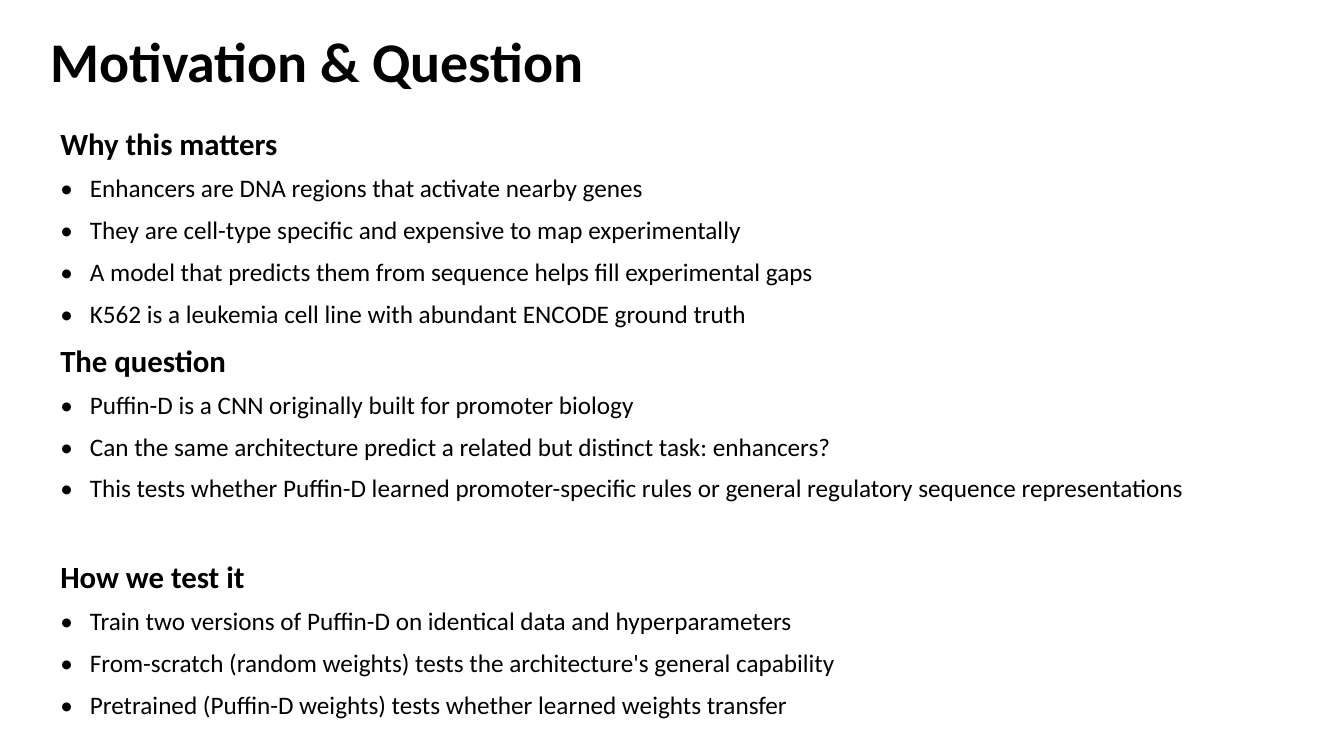
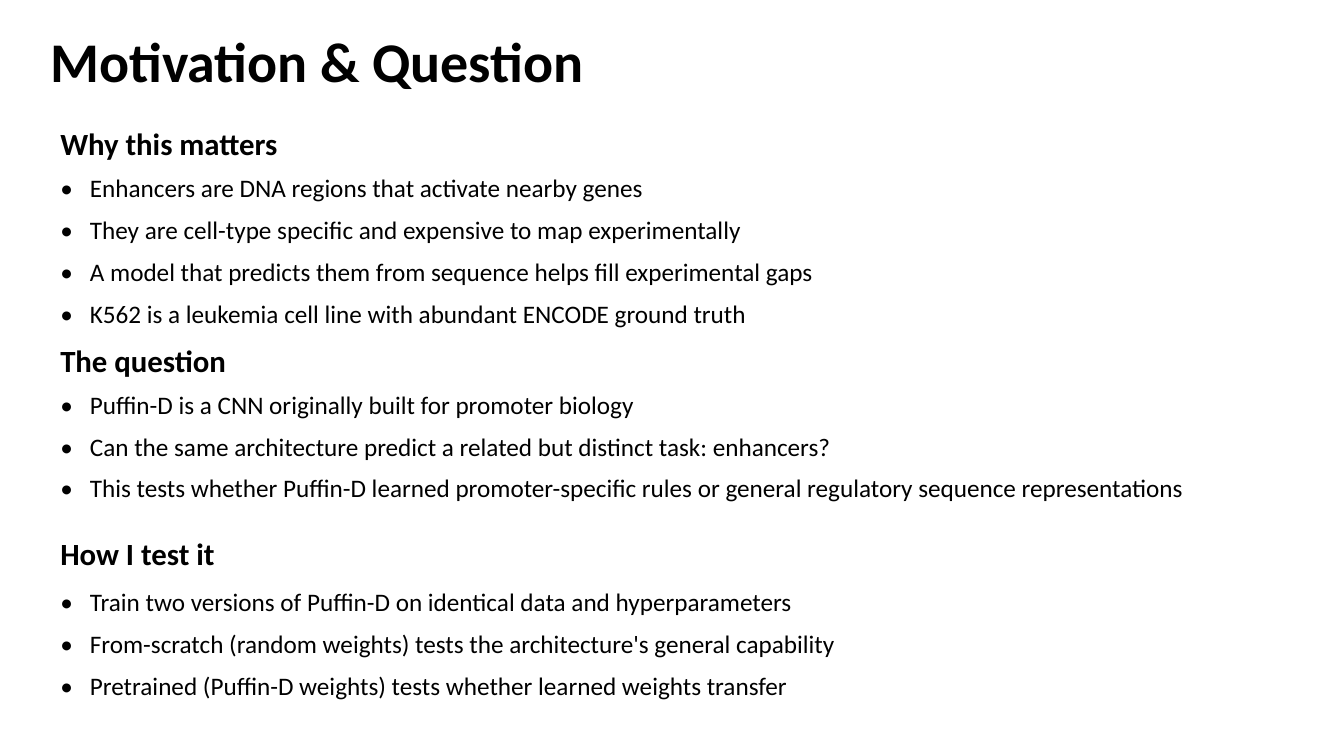
Before and after one commit to hahu1013/enhancer_prediction_k562, a slide deck: slide 2 of slides/K562_enhancer_prediction.pptx. Drawn at 1344x756 pixels with LibreOffice and Linux fonts; fonts in the diff are those of the drawing. Boxes give left, top, right and bottom in pixels: in the first picture for what was removed or moved away, otherwise in the second. Text is boxed around its words. In the diff, an @@ line names an element or a change of style, - is before the commit and + after.

```diff
--- a/slides/K562_enhancer_prediction.pptx
+++ b/slides/K562_enhancer_prediction.pptx
@@ text at [60, 543, 214, 566]: text changed @@
-How we test it
+How I test it
@@ text "• Train two versions of ...": place and size @@
-text "• Train two versions of ..." at [90, 612, 834, 719]
+text "• Train two versions of ..." at [90, 593, 834, 700]
```
Also in this commit, not shown: 10 other slides changed.
